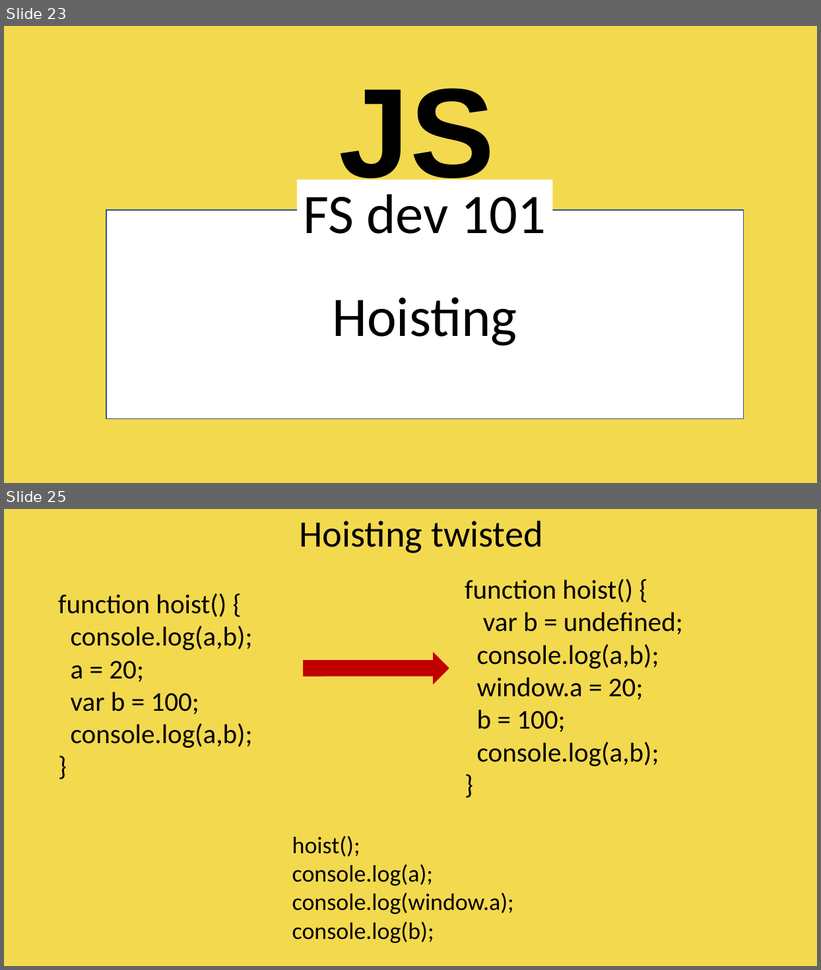
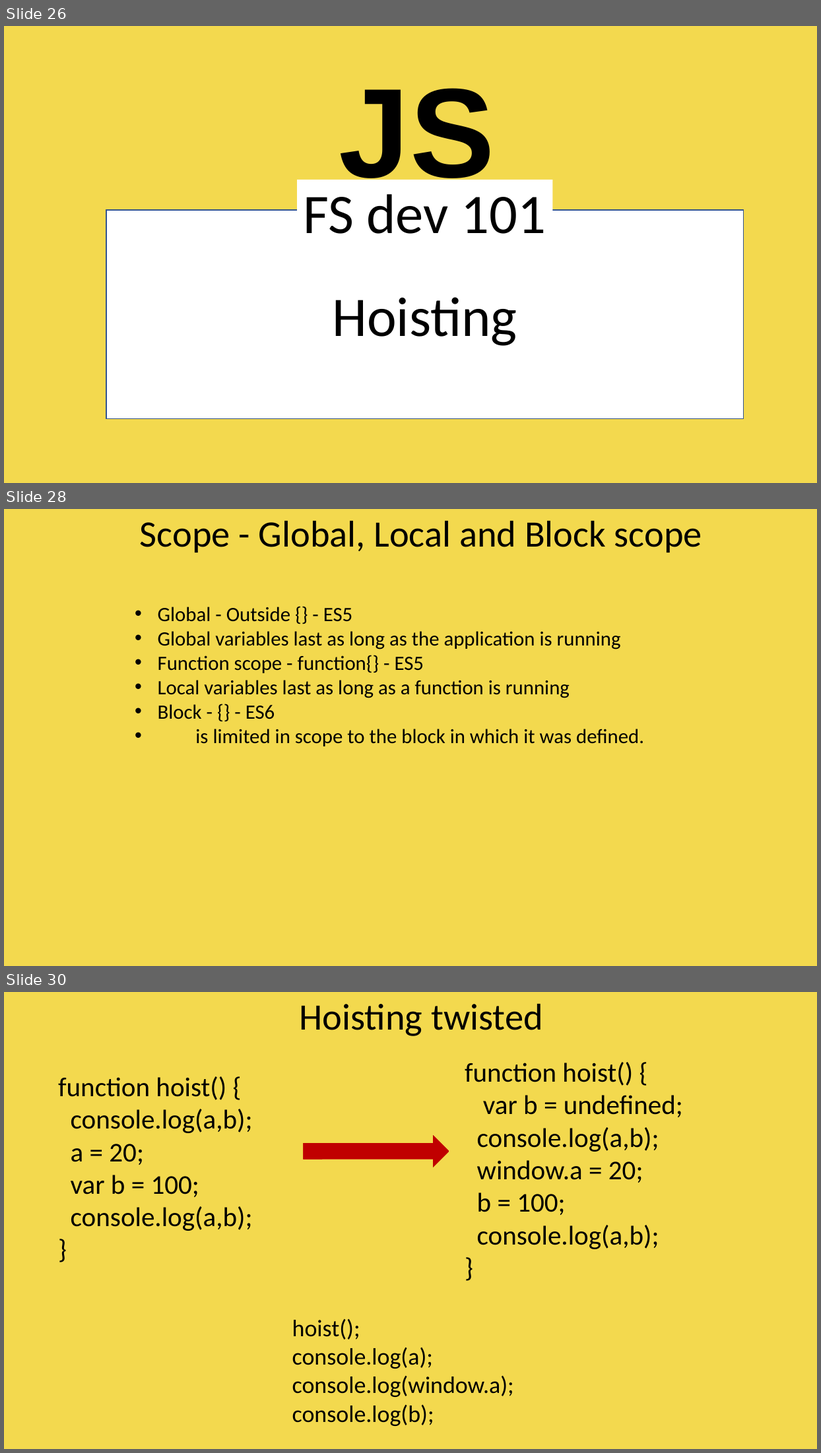
Before and after one commit to vishwanantha/javascript-101, a slide deck: ppt/001 - DataTypes.pptx. Shown one above the other, each under a label of ours: slides 23 and 25 before the commit, slides 26, 28 and 30 after it; the slides between them are not shown. The pictures are 821x970 and 821x1453 pixels, drawn with LibreOffice and Linux fonts; fonts in the diff are those of the drawing; background and template pictures are left out. Boxes give left, top, right and bottom in pixels: in the first picture for what was removed or moved away, otherwise in the second. Text is boxed around its words. In the diff, an @@ line names an element or a change of style, - is before the commit and + after.

```diff
--- a/ppt/001 - DataTypes.pptx
+++ b/ppt/001 - DataTypes.pptx
@@ slide 28 added at <box>4,509,817,966</box>, background picture (left out) @@
@@ text added at <box>140,520,702,553</box>, 44 pt, text #000000 @@
+Scope - Global, Local and Block scope
@@ text added at <box>158,607,644,747</box>, 24 pt, text #000000 @@
+• Global - Outside {} - ES5
+          • Global variables last as long as the application is running
+• Function scope - function{} - ES5
+                • Local variables last as long as a function is running
+• Block - {} - ES6
+• is limited in scope to the block in which it was defined.
@@ what was slide 23 is now slide 26 @@
@@ what was slide 25 is now slide 30 @@
```
Also in this commit, not shown: 4 slides changed, 4 other slides added.
